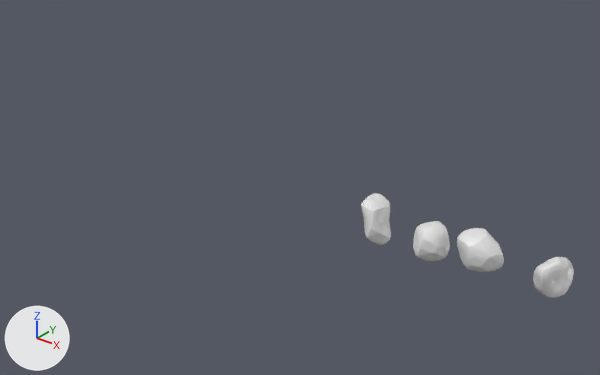
Two versions of the FBX model 507_Test_1/Assets/FBX/Boulders.fbx, one commit apart.
Before and after are seen from a 50 mm lens placed at (14.6, -27.0, 17.1), pointed at (-8.2, 1.5, -0.6). Arrows for +X, +Y and +Z are at lower left; the lights stay in place.

Objects in the first picture: 'Boulder_1', 'Boulder_2', 'Boulder_2.001', 'Boulder_2.002'.
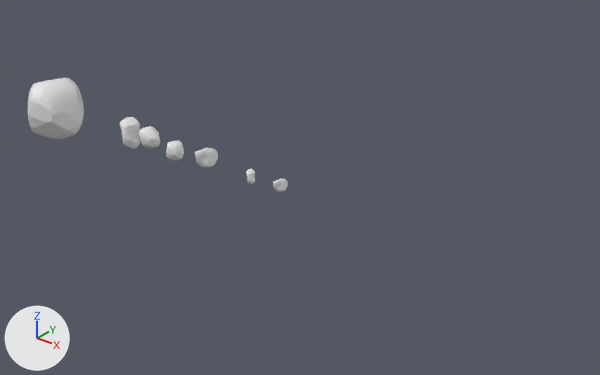
The edits, one by one:
me_cube_005 is used by ob_boulder_1; location (0.0, 0.0, 0.0).
me_cube_005 had 301 vertices, 579 faces and spanned x -0.77..0.76, y -0.84..0.75, z -0.83..0.83.
me_cube_005 now has 301 vertices, 579 faces and spans x -0.48..0.48, y -0.53..0.47, z -0.52..0.52.
me_cube_005 part 1: 301 vertices removed from x -0.77..0.76, y -0.84..0.75, z -0.83..0.83; 301 vertices added at x -0.48..0.48, y -0.53..0.47, z -0.52..0.52.
me_cube_006 is used by ob_boulder_2; location (2.06, 0.0, 0.0).
me_cube_006 had 301 vertices, 585 faces and spanned x -0.87..1.12, y -0.72..0.95, z -0.57..1.08.
me_cube_006 now has 301 vertices, 584 faces and spans x -0.58..0.74, y -0.48..0.63, z -0.38..0.72.
me_cube_006 part 2: 301 vertices removed from x -0.87..1.12, y -0.72..0.95, z -0.57..1.08; 301 vertices added at x -0.58..0.74, y -0.48..0.63, z -0.38..0.72.
Mesh me_cube_012 is new.
It has 301 vertices, 580 faces and spans x -0.315..0.169, y -0.256..0.293, z -0.305..0.367.
It uses material mat_rock (white #e7e7e7).
Mesh me_cube_013 is new.
It has 301 vertices, 581 faces and spans x -0.253..0.212, y -0.209..0.609, z -0.371..0.347.
It uses material mat_rock (white #e7e7e7).
Mesh me_cube_009 is new.
It has 301 vertices, 581 faces and spans x -0.74..0.4, y -0.6..0.69, z -0.72..0.86.
It uses material mat_rock (white #e7e7e7).
Mesh me_cube_011 is new.
It has 301 vertices, 579 faces and spans x -1.67..1.64, y -1.82..1.62, z -1.8..1.79.
It uses material mat_rock (white #e7e7e7).
Mesh me_cube_010 is new.
It has 301 vertices, 581 faces and spans x -0.408..0.341, y -0.337..0.982, z -0.598..0.56.
It uses material mat_rock (white #e7e7e7).
Object 'Boulder_1' (ob_boulder_1) moves from (0.0, 0.0, 0.0) to (-15.29, -0.03, 0.02).
Object 'Boulder_2.002' (ob_boulder_2_002) is deleted.
Object 'Boulder_2' (ob_boulder_2) moves from (2.06, 0.0, 0.0) to (-17.33, -0.03, 0.02).
Object 'Boulder_2.001' (ob_boulder_2_001) is deleted.
Object 'Boulder_6' (ob_boulder_6) is new; it shows me_cube_012.
Its location is (-9.95, -0.03, 0.02).
Object 'Boulder_5' (ob_boulder_5) is new; it shows me_cube_013.
Its location is (-8.32, -0.03, 0.03).
Object 'Boulder_3' (ob_boulder_3) is new; it shows me_cube_009.
Its location is (-18.56, -0.03, 0.02).
Object 'Boulder_Big' (ob_boulder_big) is new; it shows me_cube_011.
Its location is (-25.32, -0.03, 0.02).
Object 'Boulder_4' (ob_boulder_4) is new; it shows me_cube_010.
Its location is (-13.32, -0.03, 0.03).

Where the change shows, as pixel boxes [x1, y1, x2, y2] in the pictures (600 x 375 px):
'Boulder_Big', added: after [28, 78, 84, 139]
'Boulder_2', reshaped, moved (54% narrower, 49% shorter): before [457, 228, 504, 272]; after [139, 126, 160, 148]
'Boulder_1', reshaped, moved (50% narrower, 49% shorter): before [413, 221, 450, 261]; after [166, 140, 184, 160]
'Boulder_2.002', deleted: before [533, 257, 574, 298]
'Boulder_2.001', deleted: before [361, 193, 391, 245]
'Boulder_3', added: after [120, 117, 140, 149]
'Boulder_4', added: after [195, 148, 218, 167]
'Boulder_5', added: after [273, 178, 288, 192]
'Boulder_6', added: after [246, 169, 255, 184]
